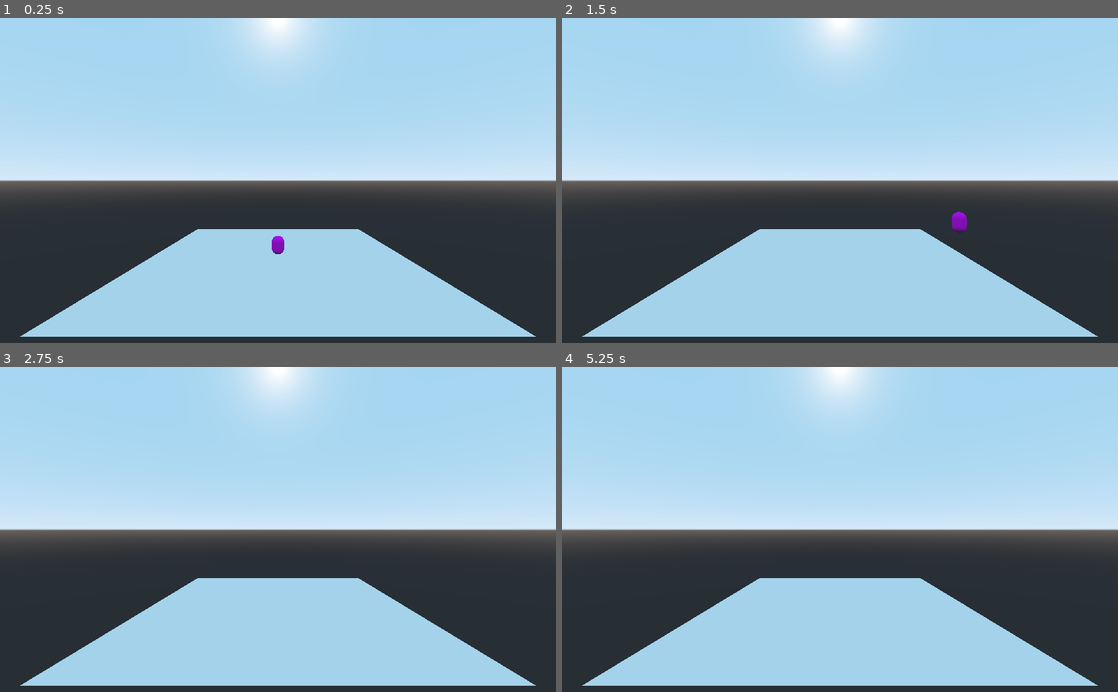
Above: before the commit, frames 1-4 (two rows, left to right).
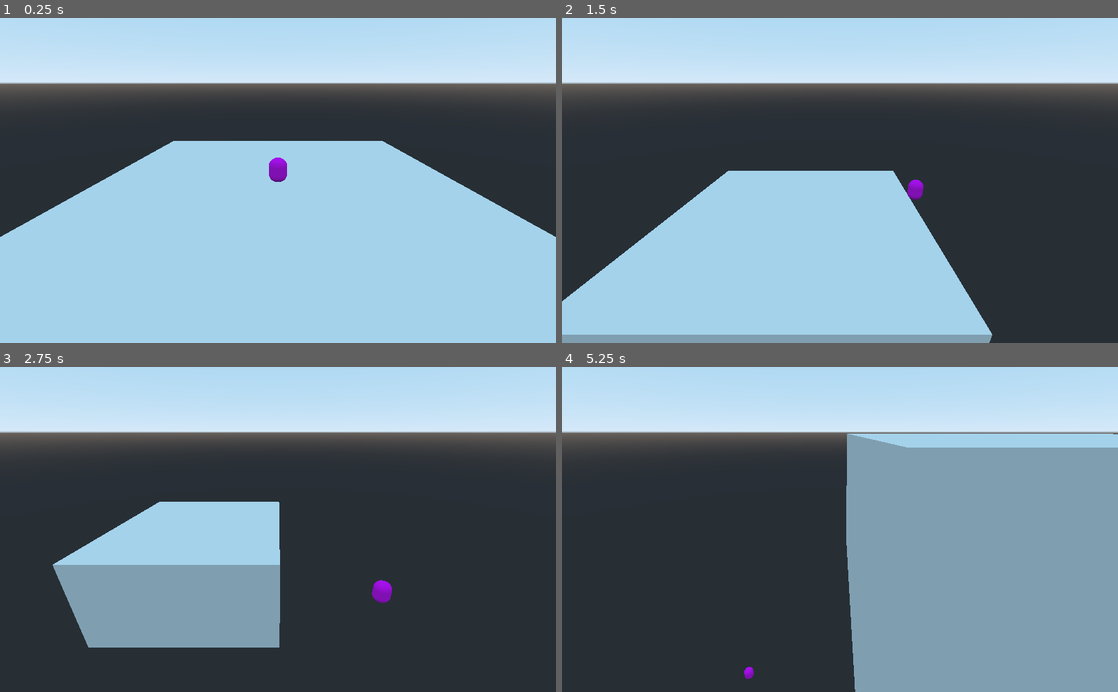
Above: after the commit, the same moments.

Repository: maxsmolka/Godot-Intro-Project
Game: Godot game, scene res://Game.tscn
Two runs of this game, one before a commit and one after it. Both use one fixed random seed, a clock stepped at 60 frames per second and the inputs below. The project has no main scene, so this scene is started directly.
Inputs:
- Up to frame 1 (0.25 s): no input
- Up to frame 2 (1.5 s): hold Right (move_right) 0.53-1.28 s; tap Space (jump) at 0.6, 0.77, 1.07, 1.35 s; hold Down (move_down) from 1.28 s (still down)
- Up to frame 3 (2.75 s): tap Space (jump) at 1.52, 1.82, 2.1 s; release Down (move_down) at 2.03 s; hold Right (move_right) from 2.03 s (still down)
- Up to frame 4 (5.25 s): release Right (move_right) at 2.78 s; hold Up (move_up) 2.78-3.53 s; tap Space (jump) at 2.85, 3.02, 3.32, 3.6, 3.77, 4.07, 4.35, 4.52, 4.82, 5.1 s; hold Left (move_left) 3.53-5.03 s; hold Down (move_down) from 5.03 s (still down)

The runs differ from the first frame. In frame 1, 66% of the frame differs, in the area x 0-100%, y 0-100%; in frame 2, 58%; in frame 3, 70%; in frame 4, 74%.

Commit message:
camera added

Diff:
--- /dev/null
+++ b/End/Camera.gd
@@ -0,0 +1,18 @@
+extends Camera
+
+var player_ref
+export var smoothSpeed : float = 1.250
+export var offset : = Vector3(0,13,35)
+
+# Called when the node enters the scene tree for the first time.
+func _ready():
+	player_ref = get_tree().get_nodes_in_group("player")
+	pass # Replace with function body.
+
+# Called every frame. 'delta' is the elapsed time since the previous frame.
+func _physics_process(delta):
+	var desiredPosition : Vector3 = player_ref[0].get_translation() + offset
+	var smoothedPosition : Vector3 = lerp(transform.origin, desiredPosition, smoothSpeed * delta)
+
+	transform.origin = smoothedPosition
+	pass
--- /dev/null
+++ b/End/Camera.tscn
@@ -0,0 +1,4 @@
+[gd_scene format=2]
+
+[node name="Camera" type="Camera"]
+transform = Transform( 1, 0, 0, 0, 0.922053, 0.387065, 0, -0.387065, 0.922053, 0, 9.17707, 19.5916 )
--- a/End/Game.tscn
+++ b/End/Game.tscn
@@ -1,30 +1,34 @@
-[gd_scene load_steps=4 format=2]
+[gd_scene load_steps=6 format=2]
 
 [ext_resource path="res://player/player.tscn" type="PackedScene" id=1]
+[ext_resource path="res://Camera.tscn" type="PackedScene" id=2]
+[ext_resource path="res://Camera.gd" type="Script" id=3]
 
-[sub_resource type="PlaneMesh" id=1]
+[sub_resource type="CubeMesh" id=1]
 
 [sub_resource type="ConvexPolygonShape" id=2]
-points = PoolVector3Array( 1, 0, 1, -1, 0, 1, 1, 0, -1, -1, 0, -1 )
+points = PoolVector3Array( -1, 1, 1, 1, 1, -1, 1, 1, 1, -1, 1, -1, -1, -1, 1, 1, -1, -1, 1, -1, 1, -1, -1, -1, 1, 1, 1, -1, 1, -1, 1, 1, -1, -1, 1, 1, 1, -1, 1, -1, -1, -1, 1, -1, -1, -1, -1, 1, 1, 1, 1, -1, -1, 1, -1, 1, 1, 1, -1, 1, 1, 1, -1, -1, -1, -1, -1, 1, -1, 1, -1, -1 )
 
 [node name="Game" type="Node"]
 
-[node name="player" parent="." instance=ExtResource( 1 )]
-transform = Transform( 1, 0, 0, 0, 1, 0, 0, 0, 1, 0, 2.02501, 0 )
-
-[node name="Camera" type="InterpolatedCamera" parent="."]
-transform = Transform( 1, 0, 0, 0, 1, 0, 0, 0, 1, 0, 12.1116, 38.0237 )
-target = NodePath("../player")
+[node name="player" parent="." groups=[
+"player",
+] instance=ExtResource( 1 )]
+transform = Transform( 1, 0, 0, 0, 1, 0, 0, 0, 1, 0, 5, 0 )
 
 [node name="world" type="Spatial" parent="."]
+transform = Transform( 1, 0, 0, 0, 1, 0, 0, 0, 1, 0, 1, 0 )
 
-[node name="Ground" type="MeshInstance" parent="world"]
-editor/display_folded = true
-transform = Transform( 20, 0, 0, 0, 1, 0, 0, 0, 20, 0, 0, 0 )
+[node name="ground" type="MeshInstance" parent="world"]
+transform = Transform( 20, 0, 0, 0, 10, 0, 0, 0, 20, 0, -10, 0 )
 mesh = SubResource( 1 )
 material/0 = null
 
-[node name="StaticBody" type="StaticBody" parent="world/Ground"]
+[node name="StaticBody" type="StaticBody" parent="world/ground"]
 
-[node name="CollisionShape" type="CollisionShape" parent="world/Ground/StaticBody"]
+[node name="CollisionShape" type="CollisionShape" parent="world/ground/StaticBody"]
 shape = SubResource( 2 )
+
+[node name="Camera" parent="." instance=ExtResource( 2 )]
+current = true
+script = ExtResource( 3 )
--- a/End/player/player.gd
+++ b/End/player/player.gd
@@ -14,15 +14,20 @@
 var direction_z : float = 1.0
 var is_dead : bool = false
 
+onready var animation_player : AnimationPlayer
+
 var actions : = {
 	"move_up":"move_up",
 	"move_down":"move_down",
 	"move_left": "move_left",
 	"move_right": "move_right",
-	"jump": "jump"
+	"jump": "jump",
+	"dash": "dash"
 }
 
 func _ready() -> void:
+	animation_player = $AnimPlayer
+	animation_player.play("idle")
 	starting_position = translation
 
 # Called every frame. 'delta' is the elapsed time since the previous frame.
@@ -36,8 +41,7 @@
 func _process_movement(delta: float) -> void:
 	var motion_vec := Vector3()
 
-	if !$VisibilityNotifier.is_on_screen():
-		if translation.y < -50:
+	if translation.y < -50:
 			translation = starting_position
 
 	motion_vec.x = int(Input.get_action_strength(actions.move_right)) - int(Input.get_action_strength(actions.move_left))
--- a/End/player/player.tscn
+++ b/End/player/player.tscn
@@ -8,36 +8,41 @@
 [sub_resource type="CapsuleMesh" id=2]
 material = SubResource( 1 )
 
-[sub_resource type="SpatialMaterial" id=3]
-albedo_color = Color( 0.141176, 0.905882, 0.964706, 1 )
+[sub_resource type="CapsuleShape" id=3]
 
-[sub_resource type="PrismMesh" id=4]
-material = SubResource( 3 )
-size = Vector3( 1, 1, 0.25 )
-
-[sub_resource type="CapsuleShape" id=5]
+[sub_resource type="Animation" id=4]
+resource_name = "idle"
+length = 0.8
+loop = true
+step = 0.05
+tracks/0/type = "value"
+tracks/0/path = NodePath(".:scale")
+tracks/0/interp = 1
+tracks/0/loop_wrap = true
+tracks/0/imported = false
+tracks/0/enabled = true
+tracks/0/keys = {
+"times": PoolRealArray( 0, 0.4, 0.8 ),
+"transitions": PoolRealArray( 1, 1, 1 ),
+"update": 0,
+"values": [ Vector3( 1, 1, 1 ), Vector3( 1, 0.85, 1 ), Vector3( 1, 1, 1 ) ]
+}
 
 [node name="player" type="KinematicBody"]
+transform = Transform( 1, 0, 0, 0, 1, 0, 0, 0, 1, 0, 1.5, 0 )
 script = ExtResource( 1 )
 
-[node name="Body" type="CSGMesh" parent="."]
+[node name="Body" type="MeshInstance" parent="."]
 transform = Transform( 1, 0, 0, 0, -4.37114e-08, -1, 0, 1, -4.37114e-08, 0, 0, 0 )
 mesh = SubResource( 2 )
-__meta__ = {
-"_edit_lock_": true
-}
-
-[node name="Front" type="CSGMesh" parent="."]
-transform = Transform( 1, 0, 0, 0, -4.37114e-08, -1, 0, 1, -4.37114e-08, 0, 0, 1.81429 )
-visible = false
-mesh = SubResource( 4 )
+material/0 = null
 __meta__ = {
 "_edit_lock_": true
 }
 
 [node name="CollisionShape" type="CollisionShape" parent="."]
 transform = Transform( 1, 0, 0, 0, -4.37114e-08, -1, 0, 1, -4.37114e-08, 0, 0, 0 )
-shape = SubResource( 5 )
+shape = SubResource( 3 )
 __meta__ = {
 "_edit_lock_": true
 }
@@ -45,8 +50,9 @@
 [node name="Ground" type="RayCast" parent="."]
 enabled = true
 cast_to = Vector3( 0, -3, 0 )
+__meta__ = {
+"_edit_lock_": true
+}
 
-[node name="target" type="Spatial" parent="."]
-transform = Transform( -1, 0, -8.74228e-08, 0, 1, 0, 8.74228e-08, 0, -1, 0, 5, -10 )
-
-[node name="VisibilityNotifier" type="VisibilityNotifier" parent="."]
+[node name="AnimPlayer" type="AnimationPlayer" parent="."]
+anims/idle = SubResource( 4 )
Not shown: 1 places in End/player/player.tscn that only renumber resources
